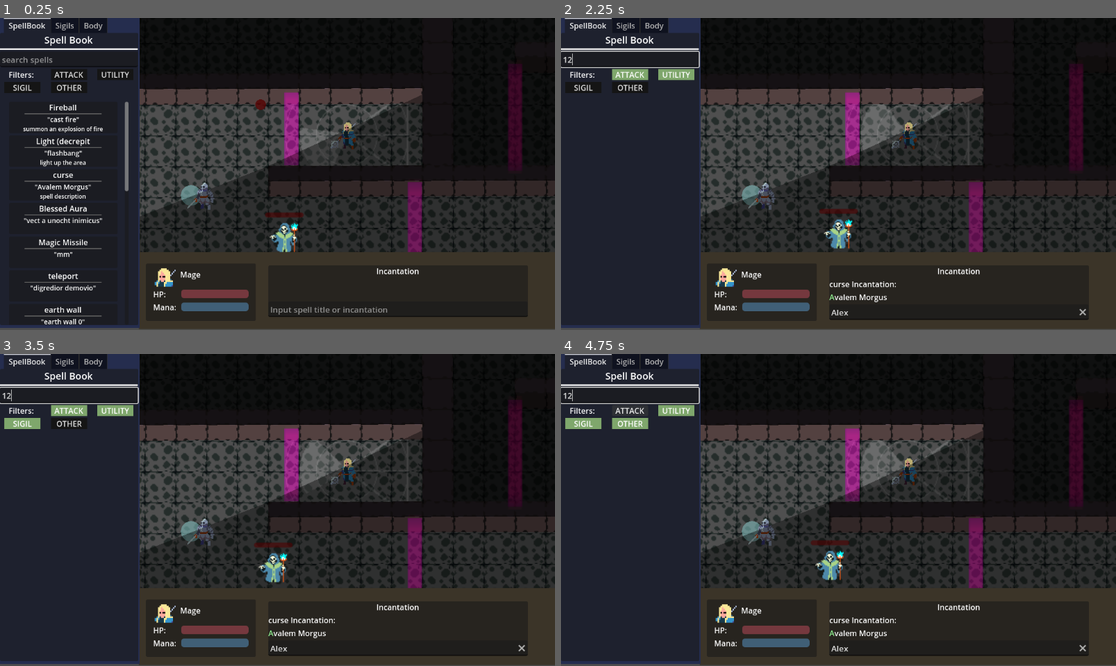
Above: before the commit, frames 1-4 (two rows, left to right).
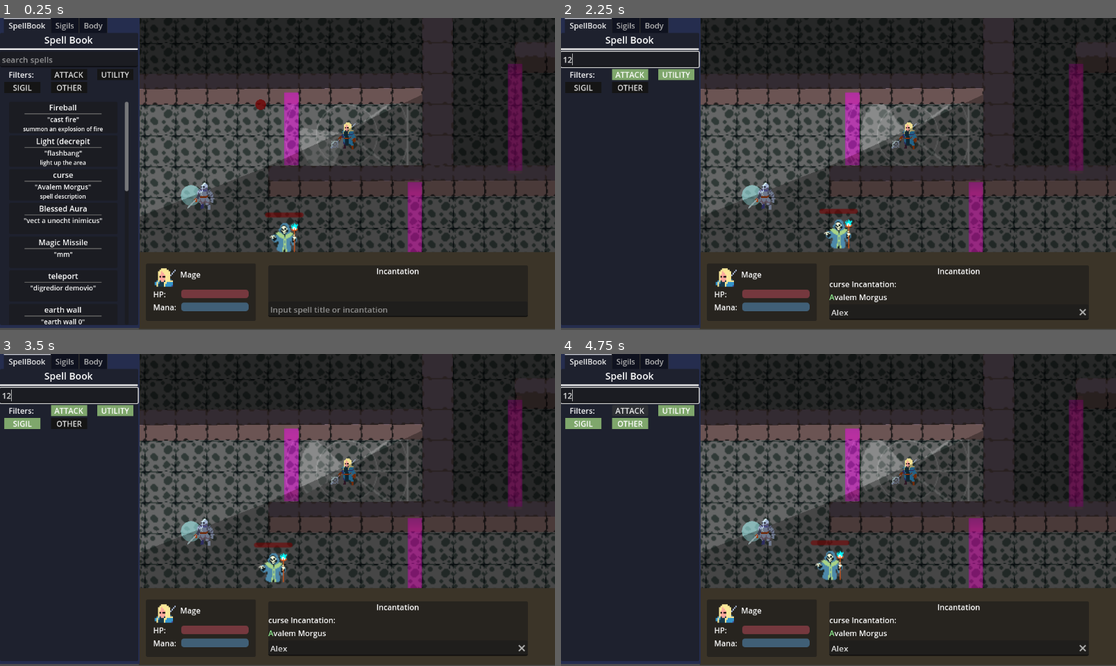
Above: after the commit, the same moments.

Repository: Shinkee3/godot-typing-game-v.0.0.03
Game: Godot game, scene res://Levels/main/main.tscn
The game is run twice, just before and just after one commit, with the same random seed, the same clock (stepped at 60 frames per second) and the same inputs.
Inputs (mouse positions are in pixels of both pictures, inside the frame that each line leads up to):
- Up to frame 1 (0.25 s): no input
- Up to frame 2 (2.25 s): click (960, 308) at 0.52 s; type "Alex" at 0.6 s; click (627, 58) at 0.75 s; type "12" at 0.83 s; click "ATTACK" at 1.25 s; click "UTILITY" at 2 s
- Up to frame 3 (3.5 s): click "SIGIL" at 2.75 s
- Up to frame 4 (4.75 s): click "OTHER" at 3.5 s; click "ATTACK" at 4.25 s

The runs differ from the first frame. In frame 1, 11% of the frame differs, in the area x 25-100%, y 0-76%; in frame 2, 11%; in frame 3, 11%; in frame 4, 11%.

Commit message:
changes in occluders and color (nothing big)

Diff:
--- a/godot typing game v.0.0.02 spell ritual/Levels/Level Reworked/walls_level.tscn
+++ b/godot typing game v.0.0.02 spell ritual/Levels/Level Reworked/walls_level.tscn
@@ -25,7 +25,7 @@
 [node name="CanvasModulate" type="CanvasModulate" parent="."]
 light_mask = 3
 visibility_layer = 3
-color = Color(0.14902, 0.14902, 0.14902, 1)
+color = Color(0.364706, 0.364706, 0.364706, 1)
 
 [node name="Player_melee" parent="." instance=ExtResource("3_2cx7n")]
 position = Vector2(253, 508)
--- a/godot typing game v.0.0.02 spell ritual/Levels/test_tilemap.tscn
+++ b/godot typing game v.0.0.02 spell ritual/Levels/test_tilemap.tscn
@@ -7,8 +7,20 @@
 [sub_resource type="OccluderPolygon2D" id="OccluderPolygon2D_e6rk1"]
 polygon = PackedVector2Array(-16, -16, 16, -16, 16, 16, -16, 16)
 
+[sub_resource type="OccluderPolygon2D" id="OccluderPolygon2D_tik0n"]
+polygon = PackedVector2Array(-16, -16, 16, -16, 16, 16, -16, 16)
+
+[sub_resource type="OccluderPolygon2D" id="OccluderPolygon2D_6kwkp"]
+polygon = PackedVector2Array(-16, -16, 16, -16, 16, 16, -16, 16)
+
 [sub_resource type="OccluderPolygon2D" id="OccluderPolygon2D_jw5kk"]
 polygon = PackedVector2Array(-16, -16, 16, -16, 16, -0.25, -16, 0.25)
+
+[sub_resource type="OccluderPolygon2D" id="OccluderPolygon2D_ndtgo"]
+polygon = PackedVector2Array(-16, -16, 16, -16, 16, -0.375, -17.375, -1.5)
+
+[sub_resource type="OccluderPolygon2D" id="OccluderPolygon2D_m8v5e"]
+polygon = PackedVector2Array(-16, -16, 16, -16, 16, 2.375, -16, 1.75)
 
 [sub_resource type="TileSetAtlasSource" id="TileSetAtlasSource_y4ho6"]
 texture = ExtResource("1_qvxm4")
@@ -78,11 +90,15 @@
 3:3/0/physics_layer_0/linear_velocity = Vector2(0, 0)
 3:3/0/physics_layer_0/angular_velocity = 0.0
 0:4/0 = 0
+0:4/0/occlusion_layer_0/polygon = SubResource("OccluderPolygon2D_tik0n")
 0:4/0/physics_layer_0/linear_velocity = Vector2(0, 0)
 0:4/0/physics_layer_0/angular_velocity = 0.0
+0:4/0/physics_layer_0/polygon_0/points = PackedVector2Array(-16, -16, 16, -16, 16, 16, -16, 16)
 1:4/0 = 0
+1:4/0/occlusion_layer_0/polygon = SubResource("OccluderPolygon2D_ndtgo")
 1:4/0/physics_layer_0/linear_velocity = Vector2(0, 0)
 1:4/0/physics_layer_0/angular_velocity = 0.0
+1:4/0/physics_layer_0/polygon_0/points = PackedVector2Array(-16, -16, 16, -16, 16, 16, -16, 16)
 2:4/0 = 0
 2:4/0/physics_layer_0/linear_velocity = Vector2(0, 0)
 2:4/0/physics_layer_0/angular_velocity = 0.0
@@ -96,11 +112,15 @@
 5:4/0/physics_layer_0/linear_velocity = Vector2(0, 0)
 5:4/0/physics_layer_0/angular_velocity = 0.0
 0:5/0 = 0
+0:5/0/occlusion_layer_0/polygon = SubResource("OccluderPolygon2D_6kwkp")
 0:5/0/physics_layer_0/linear_velocity = Vector2(0, 0)
 0:5/0/physics_layer_0/angular_velocity = 0.0
+0:5/0/physics_layer_0/polygon_0/points = PackedVector2Array(-16, -16, 16, -16, 16, 16, -16, 16)
 1:5/0 = 0
+1:5/0/occlusion_layer_0/polygon = SubResource("OccluderPolygon2D_m8v5e")
 1:5/0/physics_layer_0/linear_velocity = Vector2(0, 0)
 1:5/0/physics_layer_0/angular_velocity = 0.0
+1:5/0/physics_layer_0/polygon_0/points = PackedVector2Array(-16, -16, 16, -16, 16, 16, -16, 16)
 2:5/0 = 0
 2:5/0/physics_layer_0/linear_velocity = Vector2(0, 0)
 2:5/0/physics_layer_0/angular_velocity = 0.0
Not shown: 1 places in godot typing game v.0.0.02 spell ritual/Levels/test_tilemap.tscn that only renumber resources
